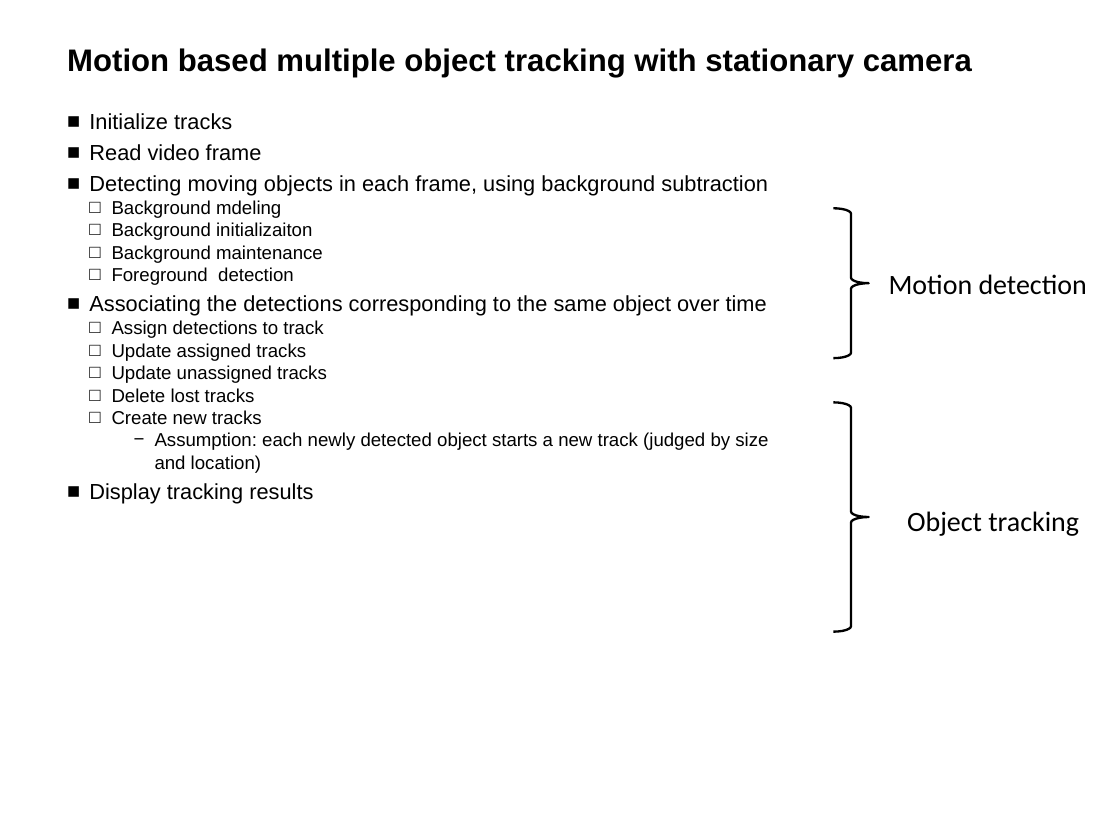
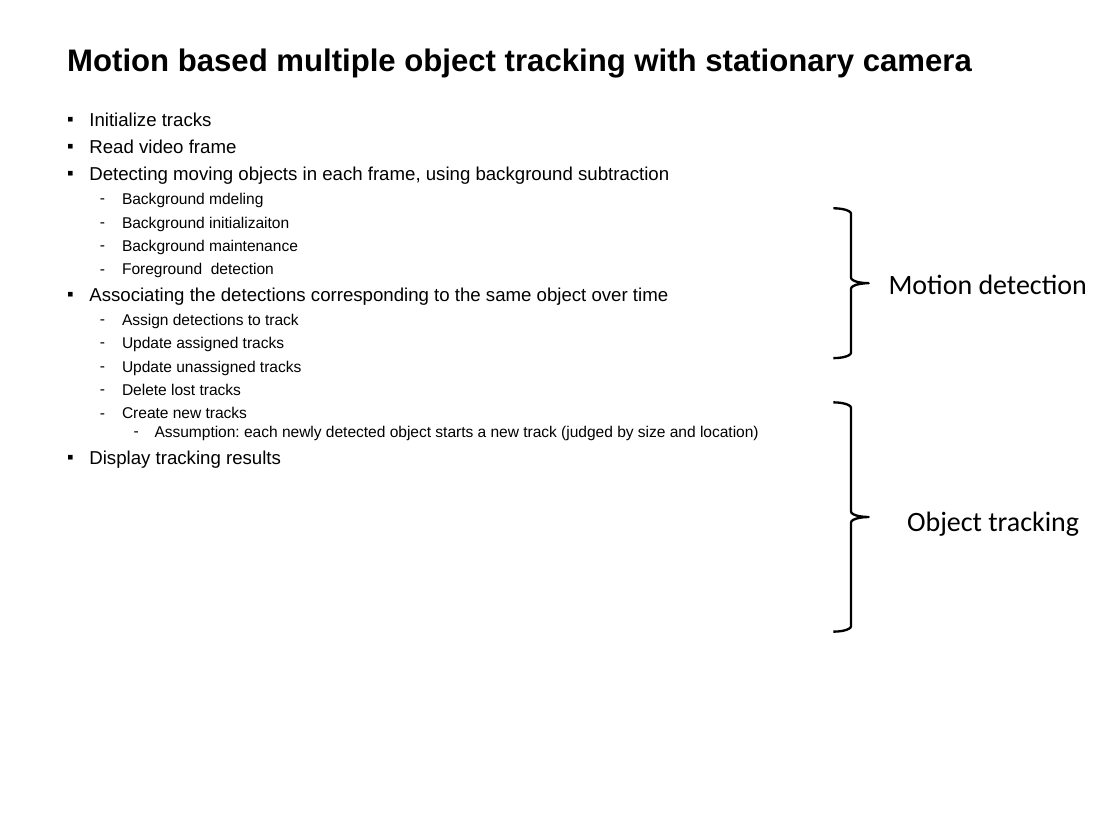
Before and after one commit to HwyToHell/CarCount, a slide deck: slide 14 of MotionDetection+ObjectTrackingV4.pptx (slide 13 before the commit). Drawn at 1120x840 pixels with LibreOffice and Linux fonts; fonts in the diff are those of the drawing. Boxes give left, top, right and bottom in pixels: in the first picture for what was removed or moved away, otherwise in the second. Text is boxed around its words. In the diff, an @@ line names an element or a change of style, - is before the commit and + after.

```diff
--- a/MotionDetection+ObjectTrackingV4.pptx
+++ b/MotionDetection+ObjectTrackingV4.pptx
@@ text "Initialize tracks" at bbox=[89, 112, 759, 468]: size 14 to 12 pt in "Initialize tracks", "Read video frame", "Detecting moving objects in each frame, using ...", "Associating the detections corresponding to the same ..." and 1 more places; size 12 to 10 pt in "Background mdeling", "Background initializaiton", "Background maintenance", "Foreground detection" and 6 more places; bullet ■ to ▪; bullet □ to -; more space between paragraphs; bullet − to - @@
```
Also in this commit, not shown: 10 other slides changed, 1 slide added, 19 other files.
